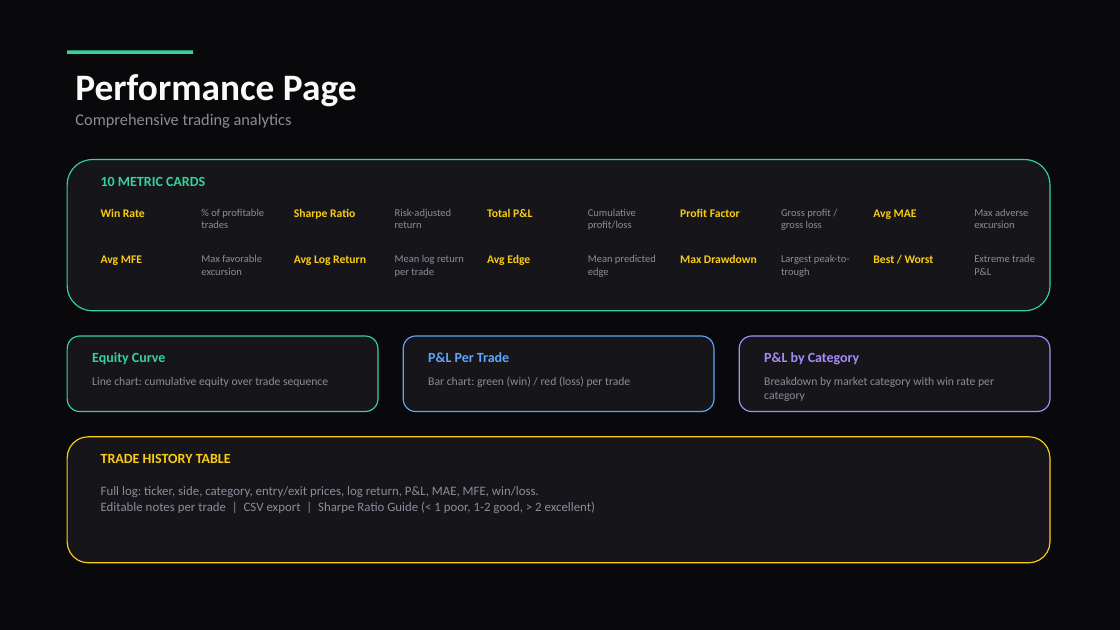
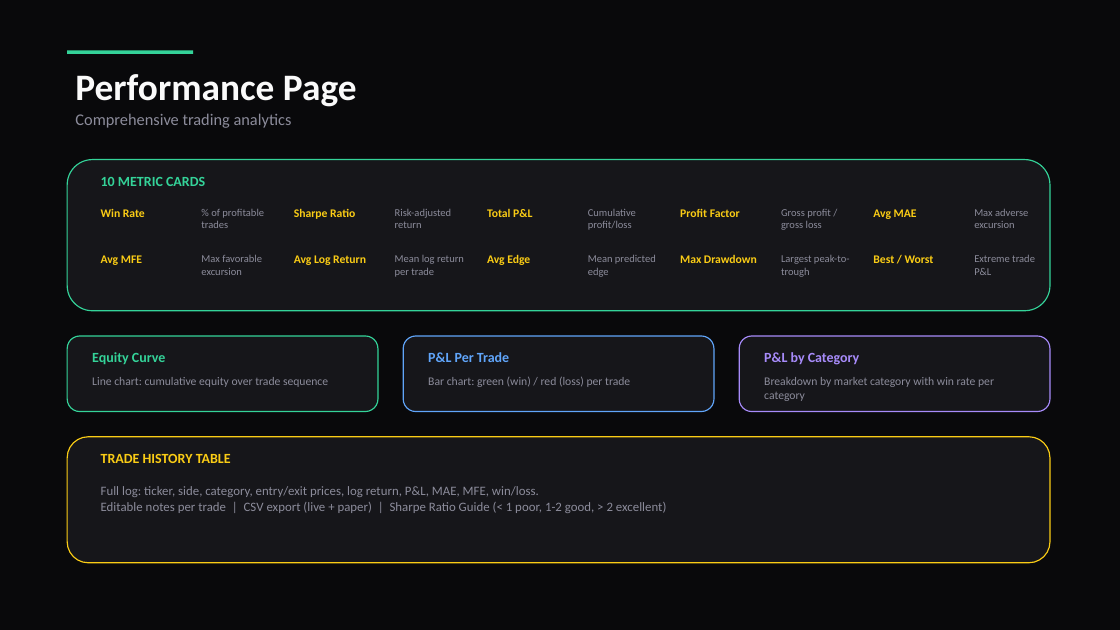
Before and after one commit to colelevy08/prediction-market-bot, a slide deck: slide 9 of PredictionBot_Presentation.pptx. Drawn at 1120x630 pixels with LibreOffice and Linux fonts; fonts in the diff are those of the drawing. Boxes give left, top, right and bottom in pixels: in the first picture for what was removed or moved away, otherwise in the second. Text is boxed around its words. In the diff, an @@ line names an element or a change of style, - is before the commit and + after.

```diff
--- a/PredictionBot_Presentation.pptx
+++ b/PredictionBot_Presentation.pptx
@@ text at (x1=101, y1=486, x2=666, y2=513): text changed @@
-Full log: ticker, side, category, entry/exit prices, log return, P&L, MAE, MFE, win/loss.
-Editable notes per trade | CSV export | Sharpe Ratio Guide (< 1 poor, 1-2 good, > 2 excellent)
+Full log: ticker, side, category, entry/exit prices, log return, P&L, MAE, MFE, win/loss.
+Editable notes per trade | CSV export (live + paper) | Sharpe Ratio Guide (< 1 poor, 1-2 good, > 2 excellent)
```
Also in this commit, not shown: 5 other slides changed.
